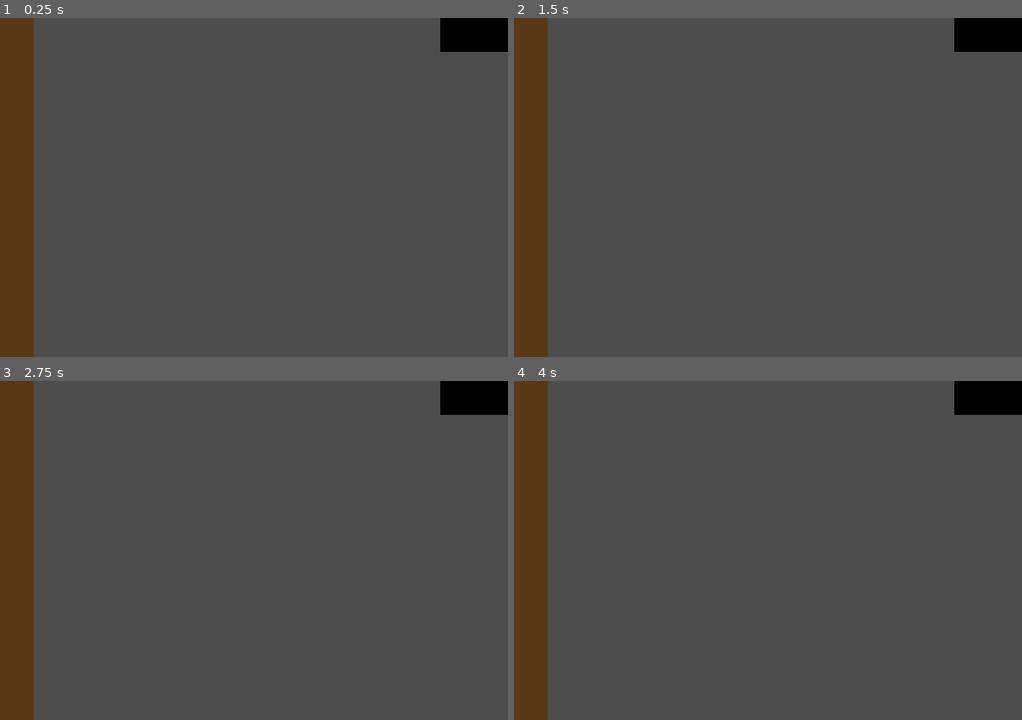
Above: before the commit, frames 1-4 (two rows, left to right).
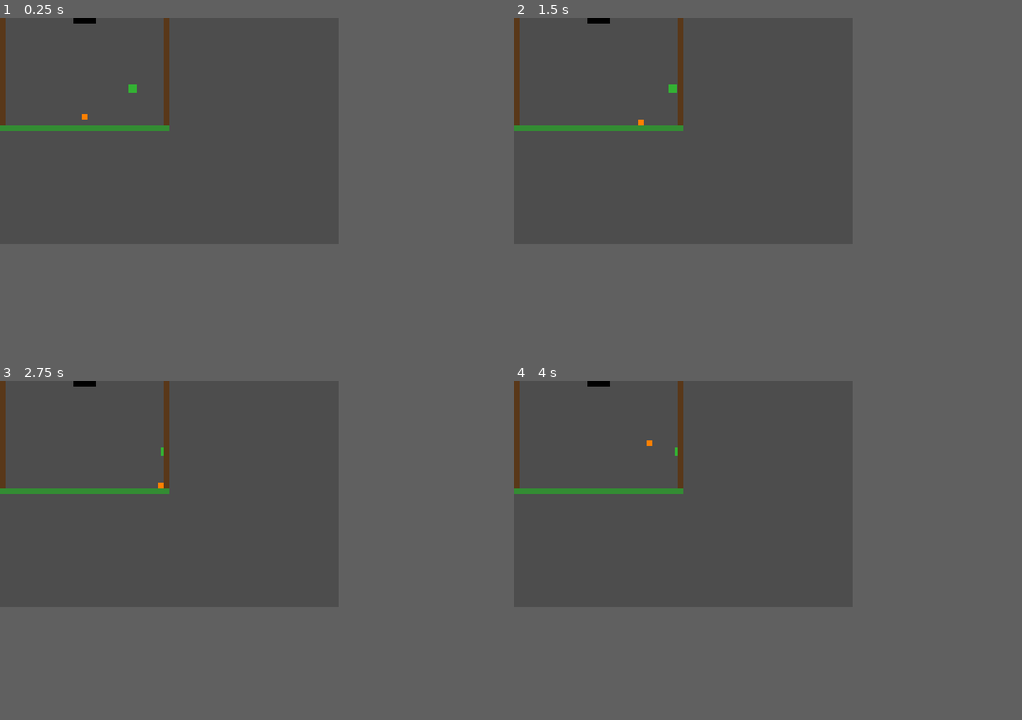
Above: after the commit, the same moments.

Repository: nocooldog/FC-Zelda-remake
Game: Godot game, scene res://scenes/main.tscn
Same seed, same stepped clock (60 frames per second), same inputs: the game is played once before the commit and once after it.
Inputs:
- Up to frame 1 (0.25 s): no input
- Up to frame 2 (1.5 s): tap Enter at 0.5, 1.35 s; hold Right 0.53-1.28 s; tap M at 0.6 s; tap Space at 0.77 s; hold S from 1.28 s (still down)
- Up to frame 3 (2.75 s): tap Space at 1.52, 2 s; release S at 2.03 s; hold Right from 2.03 s (still down); tap M at 2.1 s
- Up to frame 4 (4 s): release Right at 2.78 s; hold W 2.78-3.53 s; tap Enter at 2.85 s; tap Space at 3.02, 3.77 s; hold Left from 3.53 s (still down); tap M at 3.6 s
In our replay, the window is 720x480 before the commit and 480x320 after it. These sizes can differ from the game's own. Grey fills any space a smaller window leaves; there, only what the larger window draws over its background counts as a difference.

The runs differ from the first frame. In frame 1, 8.6% of the frame differs, in the area x 0-100%, y 0-100%; in frame 2, 8.6%; in frame 3, 8.6%; in frame 4, 8.6%.
Error in both runs: Invalid assignment of property or key 'color' with value of type 'Color' on a base object of type 'PanelContainer'. (res://scripts/menu.gd:30)

Commit message:
fix: stretch/mode=disabled + menu用_unhandled_input

Diff:
--- a/src/project.godot
+++ b/src/project.godot
@@ -14,9 +14,7 @@
 window/size/viewport_width=240
 window/size/viewport_height=160
 window/size/resizable=false
-window/stretch/mode="viewport"
-window/stretch/aspect="expand"
-window/stretch/scale=2.0
+window/stretch/mode="disabled"
 
 [rendering]
 renderer/rendering_method="forward_plus"
--- a/src/scripts/menu.gd
+++ b/src/scripts/menu.gd
@@ -141,7 +141,7 @@
 		s = get_tree().get_nodes_in_group("game")[0].has_sword
 	sword_val_label.text = "剑:" + ("有" if s else "无")
 
-func _input(event: InputEvent) -> void:
+func _unhandled_input(event: InputEvent) -> void:
 	if not visible:
 		if event is InputEventKey and event.pressed and event.keycode == KEY_M:
 			_open()
